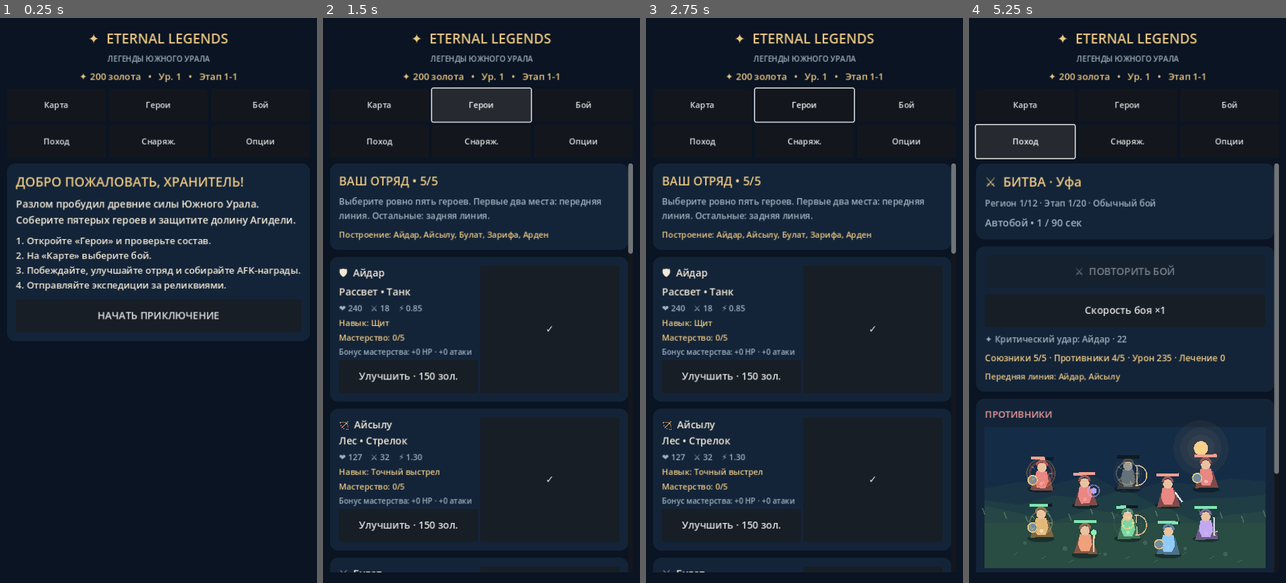
Above: before the commit, frames 1-4 (left to right).
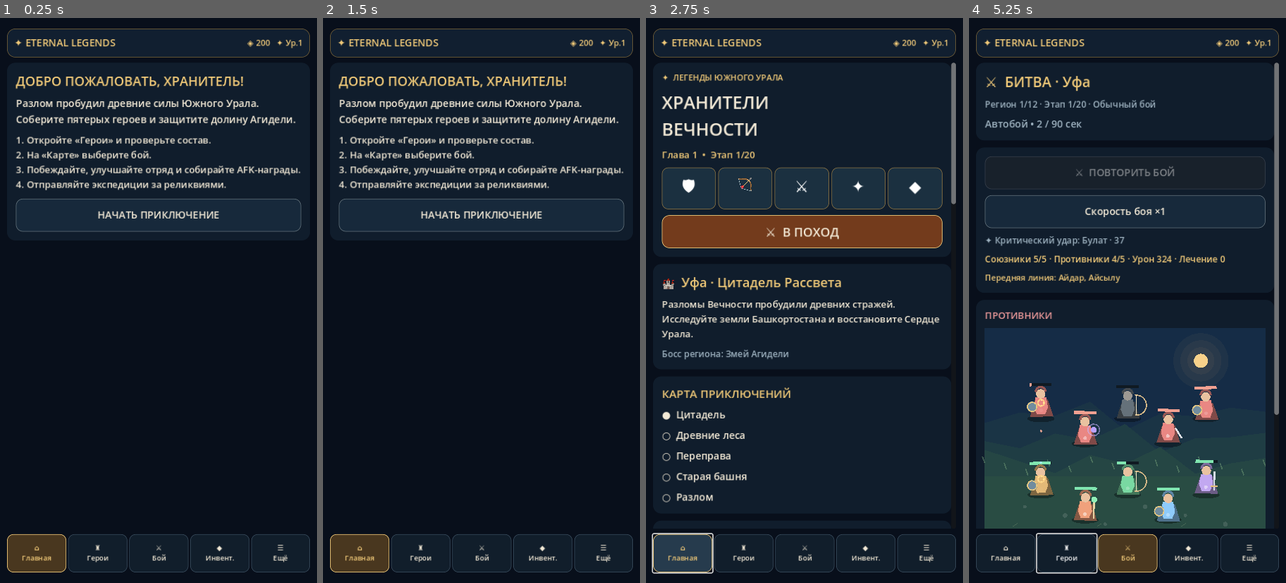
Above: after the commit, the same moments.

Repository: maillunex-lang/5x5
Game: Godot game, scene res://scenes/main.tscn
Same seed, same stepped clock (60 frames per second), same inputs: the game is played once before the commit and once after it.
Inputs (mouse positions are in pixels of both pictures, inside the frame that each line leads up to):
- Up to frame 1 (0.25 s): no input
- Up to frame 2 (1.5 s): click (380, 102) at 0.5 s, where only the run before the commit has a clickable "Карта"; click (481, 102) at 1.25 s, where only the run before the commit has a clickable "Герои"
- Up to frame 3 (2.75 s): click (684, 554) at 2 s, where only the run after the commit has a clickable "⌂ Главная"
- Up to frame 4 (5.25 s): click (1124, 232) at 2.75 s, where only the run after the commit has a clickable "⚔ В ПОХОД"; click (1228, 102) at 3.5 s, where only the run before the commit has a clickable "Бой"; click (1067, 554) at 4.25 s, where only the run after the commit has a clickable "♜ Герои"; click (1026, 142) at 5 s, where only the run before the commit has a clickable "Поход"

The runs differ from the first frame. In frame 1, 22% of the frame differs, in the area x 2-98%, y 1-99%; in frame 2, 33%; in frame 3, 18%; in frame 4, 23%.

Commit message:
feat(v9.0): dark fantasy mobile UI foundation

Diff:
--- a/scripts/main.gd
+++ b/scripts/main.gd
@@ -41,10 +41,10 @@
  {"name":"Сибай", "zone":"Рубеж Бездны", "boss":"Пожиратель Руды"},
  {"name":"Южный Урал", "zone":"Сердце Разлома", "boss":"Архонт Разлома"}
 ]
-const BG := Color("#0a1422")
-const PANEL := Color("#142438")
-const PANEL2 := Color("#1b3148")
-const GOLD := Color("#eac783")
+const BG := Color("#080f1b")
+const PANEL := Color("#101d2c")
+const PANEL2 := Color("#1a3040")
+const GOLD := Color("#f0c978")
 const TEXT := Color("#f2e9d6")
 const MUTED := Color("#9db1bf")
 var gold := 200
@@ -61,6 +61,8 @@
 var body: VBoxContainer
 var safe_container: MarginContainer
 var nav_grid: GridContainer
+var nav_buttons: Dictionary = {}
+var hero_header: Label
 var hud: Label
 var log_label: Label
 var hero_bars: Array = []
@@ -168,35 +170,24 @@
  var root := VBoxContainer.new()
  root.add_theme_constant_override("separation", 9)
  safe_container.add_child(root)
- var title := Label.new()
- title.text = "✦  ETERNAL LEGENDS"
- title.horizontal_alignment = HORIZONTAL_ALIGNMENT_CENTER
- title.add_theme_font_size_override("font_size", 23)
- title.add_theme_color_override("font_color", GOLD)
- root.add_child(title)
- var subtitle := Label.new()
- subtitle.text = "ЛЕГЕНДЫ ЮЖНОГО УРАЛА"
- subtitle.horizontal_alignment = HORIZONTAL_ALIGNMENT_CENTER
- subtitle.add_theme_font_size_override("font_size", 13)
- subtitle.add_theme_color_override("font_color", MUTED)
- root.add_child(subtitle)
+ # v9.0: fixed top resource header, scrollable content and bottom thumb navigation.
+ var header := PanelContainer.new()
+ header.add_theme_stylebox_override("panel", _ui_box(Color("#111f30"), GOLD.darkened(0.55), 13))
+ root.add_child(header)
+ var header_row := HBoxContainer.new()
+ header_row.add_theme_constant_override("separation", 9)
+ header.add_child(header_row)
+ hero_header = Label.new()
+ hero_header.text = "✦ ETERNAL LEGENDS"
+ hero_header.add_theme_font_size_override("font_size", 17)
+ hero_header.add_theme_color_override("font_color", GOLD)
+ hero_header.size_flags_horizontal = Control.SIZE_EXPAND_FILL
+ header_row.add_child(hero_header)
  hud = Label.new()
- hud.horizontal_alignment = HORIZONTAL_ALIGNMENT_CENTER
+ hud.horizontal_alignment = HORIZONTAL_ALIGNMENT_RIGHT
+ hud.add_theme_font_size_override("font_size", 14)
  hud.add_theme_color_override("font_color", GOLD)
- root.add_child(hud)
- nav_grid = GridContainer.new()
- nav_grid.columns = 2 if get_viewport_rect().size.x < 420.0 else 3
- nav_grid.add_theme_constant_override("h_separation", 6)
- nav_grid.add_theme_constant_override("v_separation", 6)
- root.add_child(nav_grid)
- for item in [{"t":"Карта","s":"map"},{"t":"Герои","s":"heroes"},{"t":"Бой","s":"battle"},{"t":"Поход","s":"expeditions"},{"t":"Снаряж.","s":"equipment"},{"t":"Опции","s":"settings"}]:
-  var b := _button(item.t)
-  b.add_theme_font_size_override("font_size", 14)
-  b.custom_minimum_size.y = 56
-  b.clip_text = true
-  b.size_flags_horizontal = Control.SIZE_EXPAND_FILL
-  b.pressed.connect(_navigate.bind(item.s))
-  nav_grid.add_child(b)
+ header_row.add_child(hud)
  var scroll := ScrollContainer.new()
  scroll.size_flags_vertical = Control.SIZE_EXPAND_FILL
  scroll.horizontal_scroll_mode = ScrollContainer.SCROLL_MODE_DISABLED
@@ -205,6 +196,20 @@
  body.size_flags_horizontal = Control.SIZE_EXPAND_FILL
  body.add_theme_constant_override("separation", 12)
  scroll.add_child(body)
+ nav_grid = GridContainer.new()
+ nav_grid.columns = 5
+ nav_grid.add_theme_constant_override("h_separation", 3)
+ nav_grid.add_theme_constant_override("v_separation", 3)
+ root.add_child(nav_grid)
+ for item in [{"t":"⌂\nГлавная","s":"map"},{"t":"♜\nГерои","s":"heroes"},{"t":"⚔\nБой","s":"battle"},{"t":"◆\nИнвент.","s":"equipment"},{"t":"☰\nЕщё","s":"settings"}]:
+  var b := _button(item.t)
+  b.add_theme_font_size_override("font_size", 12)
+  b.custom_minimum_size.y = 65
+  b.clip_text = true
+  b.size_flags_horizontal = Control.SIZE_EXPAND_FILL
+  b.pressed.connect(_navigate.bind(item.s))
+  nav_grid.add_child(b)
+  nav_buttons[item.s] = b
  _navigate("map")
  if not tutorial_seen:
   _show_tutorial()
@@ -231,7 +236,7 @@
  safe_container.add_theme_constant_override("margin_left", left)
  safe_container.add_theme_constant_override("margin_right", right)
  if nav_grid != null:
-  nav_grid.columns = 2 if viewport_size.x < 420.0 else 3
+  nav_grid.columns = 5
 
 func _panel() -> VBoxContainer:
  var panel := PanelContainer.new()
@@ -261,8 +266,23 @@
  parent.add_child(l)
  return l
 
+func _ui_box(fill: Color, outline: Color, radius: int) -> StyleBoxFlat:
+ var style := StyleBoxFlat.new()
+ style.bg_color = fill
+ style.border_color = outline
+ style.set_border_width_all(1)
+ style.set_corner_radius_all(radius)
+ style.set_content_margin_all(12)
+ return style
+
 func _button(value: String) -> Button:
  var b := Button.new()
+ b.add_theme_stylebox_override("normal", _ui_box(Color("#17293b"), Color("#5d6c76"), 11))
+ b.add_theme_stylebox_override("hover", _ui_box(Color("#263b4d"), GOLD, 11))
+ b.add_theme_stylebox_override("pressed", _ui_box(Color("#57412a"), GOLD, 11))
+ b.add_theme_stylebox_override("disabled", _ui_box(Color("#18212b"), Color("#343c48"), 11))
+ b.add_theme_color_override("font_color", TEXT)
+ b.add_theme_color_override("font_hover_color", GOLD)
  b.text = value
  b.custom_minimum_size.y = 56
  b.add_theme_font_size_override("font_size", 17)
@@ -284,6 +304,10 @@
  if active and destination != "battle":
   return
  screen = destination
+ for key in nav_buttons:
+  var nav_button: Button = nav_buttons[key]
+  nav_button.add_theme_stylebox_override("normal", _ui_box(Color("#49371f") if key == destination else Color("#111e2b"), GOLD if key == destination else Color("#354758"), 10))
+  nav_button.add_theme_color_override("font_color", GOLD if key == destination else TEXT)
  _clear()
  _refresh_hud()
  match destination:
@@ -308,7 +332,7 @@
 
 func _refresh_hud() -> void:
  if hud != null:
-  hud.text = "✦ %d золота   •   Ур. %d   •   Этап %d-%d" % [gold, level, chapter, stage]
+  hud.text = "◈ %d   ✦ Ур.%d" % [gold, level]
 
 func _show_tutorial() -> void:
  if active:
@@ -329,6 +353,27 @@
  _navigate("map")
 
 func _show_map() -> void:
+ var banner := _panel()
+ _label(banner,"✦  ЛЕГЕНДЫ ЮЖНОГО УРАЛА",14,GOLD)
+ _label(banner,"ХРАНИТЕЛИ\nВЕЧНОСТИ",30,TEXT)
+ _label(banner,"Глава %d  •  Этап %d/20" % [chapter,stage],16,GOLD)
+ var hero_line := HBoxContainer.new()
+ banner.add_child(hero_line)
+ for hero_id in party:
+  var badge := PanelContainer.new()
+  badge.size_flags_horizontal = Control.SIZE_EXPAND_FILL
+  badge.add_theme_stylebox_override("panel", _ui_box(Color("#1b3040"), GOLD.darkened(0.45), 10))
+  hero_line.add_child(badge)
+  var icon := Label.new()
+  icon.text = str(HEROES[hero_id].symbol)
+  icon.horizontal_alignment = HORIZONTAL_ALIGNMENT_CENTER
+  icon.add_theme_font_size_override("font_size", 27)
+  badge.add_child(icon)
+ var battle_cta := _button("⚔  В ПОХОД")
+ battle_cta.add_theme_stylebox_override("normal", _ui_box(Color("#733b1c"), GOLD, 12))
+ battle_cta.add_theme_font_size_override("font_size", 21)
+ battle_cta.pressed.connect(_navigate.bind("battle"))
+ banner.add_child(battle_cta)
  var p := _panel()
  var region: Dictionary = REGIONS[mini(chapter-1, REGIONS.size()-1)]
  _label(p,"🏰  %s · %s" % [region.name, region.zone],22,GOLD)
@@ -420,12 +465,14 @@
 
 func _show_heroes() -> void:
  var top := _panel()
- _label(top,"ВАШ ОТРЯД • %d/5" % party.size(),20,GOLD)
+ _label(top,"✦  ВАШИ ГЕРОИ • %d/5" % party.size(),23,GOLD)
  _label(top,"Выберите ровно пять героев. Первые два места: передняя линия. Остальные: задняя линия.",15,MUTED)
  _label(top,"Построение: %s" % ", ".join(_party_names()),14,GOLD)
  for i in range(HEROES.size()):
   var h: Dictionary = HEROES[i]
   var p := _panel()
+  var portrait := _label(p,"%s   %s" % [h.symbol,h.name],23,GOLD)
+  portrait.add_theme_color_override("font_shadow_color",Color("#77572b"))
   var line := HBoxContainer.new()
   p.add_child(line)
   var text_value := "%s  %s\n%s • %s" % [h.symbol,h.name,h.faction,h.role]
@@ -522,7 +569,7 @@
 
 func _show_battle() -> void:
  var p := _panel()
- _label(p,"⚔  БИТВА · %s" % REGIONS[chapter-1].name,22,GOLD)
+ _label(p,"⚔  БИТВА · %s" % REGIONS[chapter-1].name,24,GOLD)
  _label(p,"Регион %d/12 · Этап %d/20 · %s" % [chapter,stage,"БОСС" if stage == 20 else "Обычный бой"],15,MUTED)
  if stage == 20:
   _label(p,"⚠ Босс: усиленный удар при накоплении энергии. На 50% HP включает щит и ускоряется. Защитники впереди!",14,Color("#f5c391"))
@@ -547,7 +594,7 @@
  _label(field,"ПРОТИВНИКИ",16,Color("#ed9a9a"))
  arena = Control.new()
  arena.set_script(ARENA_SCRIPT)
- arena.custom_minimum_size = Vector2(0,240)
+ arena.custom_minimum_size = Vector2(0,370)
  arena.size_flags_horizontal = Control.SIZE_EXPAND_FILL
  field.add_child(arena)
  arena.call("configure", chapter - 1, party.map(func(hero_id: int) -> String: return str(HEROES[hero_id].role)))
@@ -1232,7 +1279,7 @@
 
 func _show_equipment() -> void:
  var p := _panel()
- _label(p,"СНАРЯЖЕНИЕ И АРТЕФАКТЫ",21,GOLD)
+ _label(p,"◆  ИНВЕНТАРЬ И АРТЕФАКТЫ",24,GOLD)
  _label(p,"Покупайте предметы за игровое золото и назначайте их героям. Один предмет можно закрепить за одним героем.",15,MUTED)
  for i in range(EQUIPMENT.size()):
   var item: Dictionary = EQUIPMENT[i]
